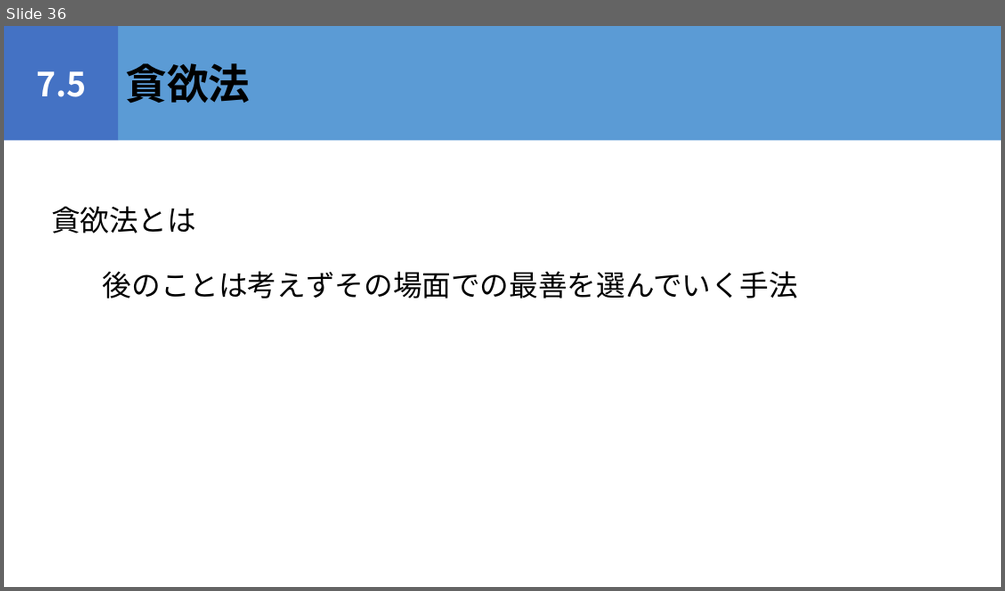
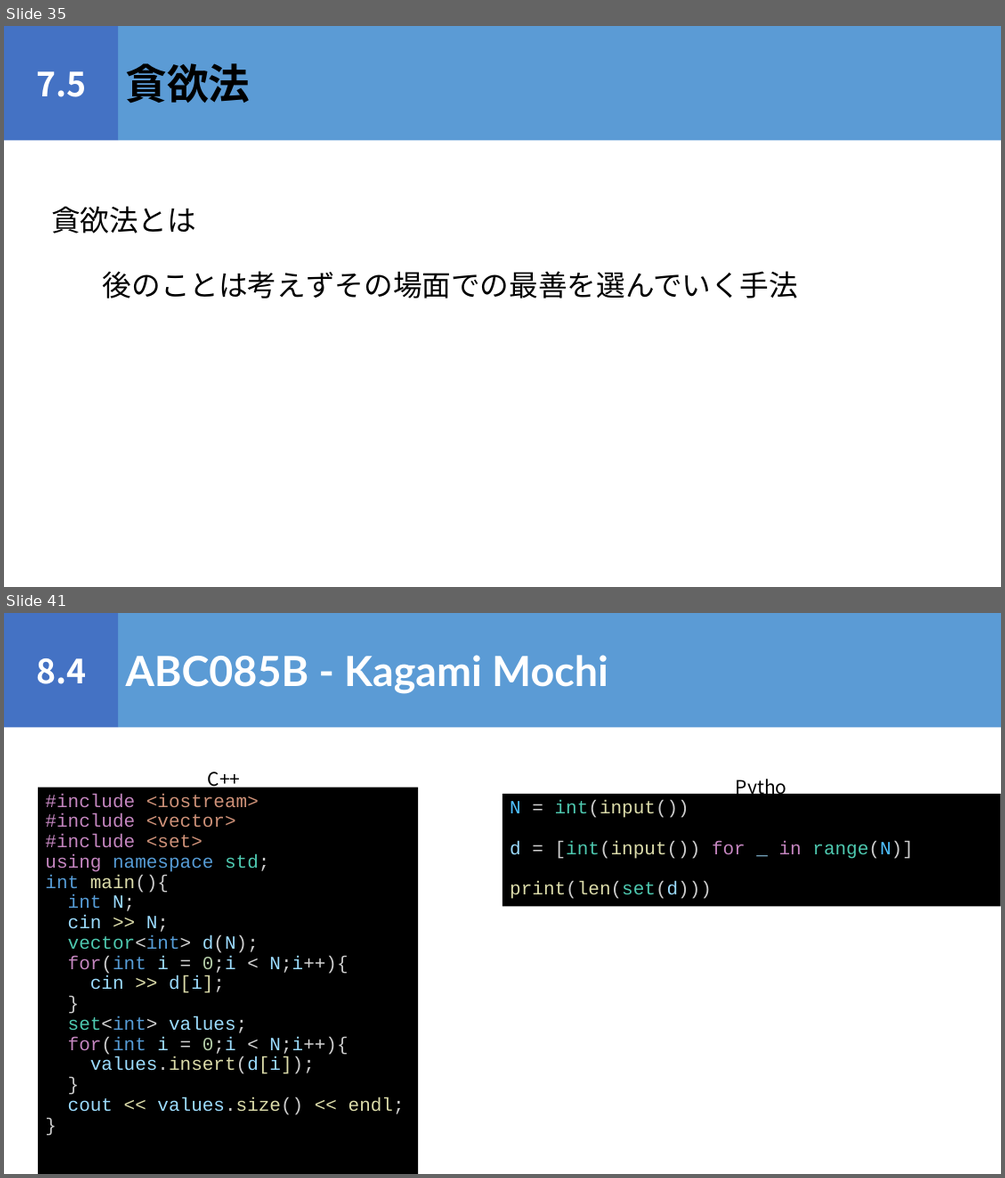
Before and after one commit to igeeeeee/triC_AtCoder_Beginners_Selection, a slide deck: ABS_勉強会.pptx. Shown one above the other, each under a label of ours: slide 36 before the commit, slides 35 and 41 after it; the slides between them are not shown. The pictures are 1005x591 and 1005x1178 pixels, drawn with LibreOffice and Linux fonts; fonts in the diff are those of the drawing. Boxes give left, top, right and bottom in pixels: in the first picture for what was removed or moved away, otherwise in the second. Text is boxed around its words. In the diff, an @@ line names an element or a change of style, - is before the commit and + after.

```diff
--- a/ABS_勉強会.pptx
+++ b/ABS_勉強会.pptx
@@ slide 41 added at <box>4,613,1001,1174</box>, background #FFFFFF @@
@@ rectangle added at <box>4,613,119,728</box>, fill #4472C4, 32 pt, text #FFFFFF, bold @@
+8.4
@@ rectangle added at <box>119,613,1001,728</box>, fill #5B9BD5, 40 pt, text #FFFFFF, bold @@
+ABC085B - Kagami Mochi
@@ text added at <box>208,771,241,790</box>, 18 pt, text #000000 @@
+C++
@@ text added at <box>728,772,805,803</box>, 18 pt, text #000000 @@
+Python
@@ rectangle added at <box>39,787,418,1174</box>, fill #000000, 18 pt, text #9CDCFE @@
+#include <iostream>
+#include <vector>
+#include <set>
+using namespace std;
+int main(){
+int N;
+cin >> N;
+vector<int> d(N);
+for(int i = 0;i < N;i++){
+cin >> d[i];
+}
+set<int> values;
+for(int i = 0;i < N;i++){
+values.insert(d[i]);
+}
+cout << values.size() << endl;
+}
@@ rectangle added at <box>502,794,1001,906</box>, fill #000000, 18 pt, text #CCCCCC @@
+N = int(input())
+d = [int(input()) for _ in range(N)]
+print(len(set(d)))
@@ what was slide 36 is now slide 35 @@
```
Also in this commit, not shown: 1 slide changed, 8 other slides added, 5 other files.
